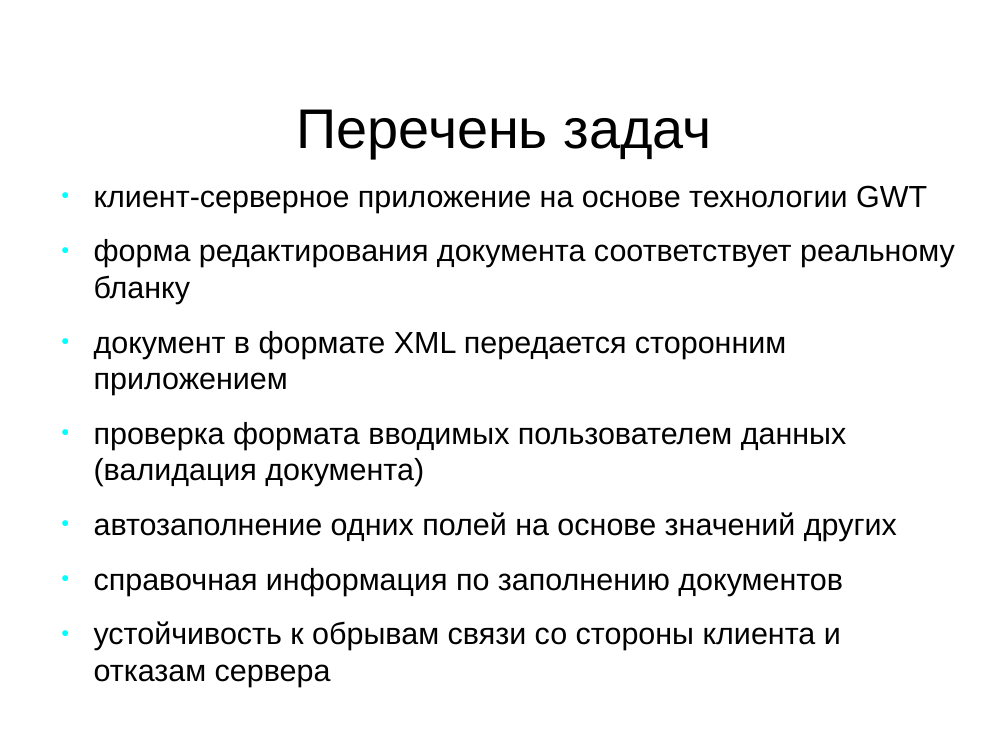
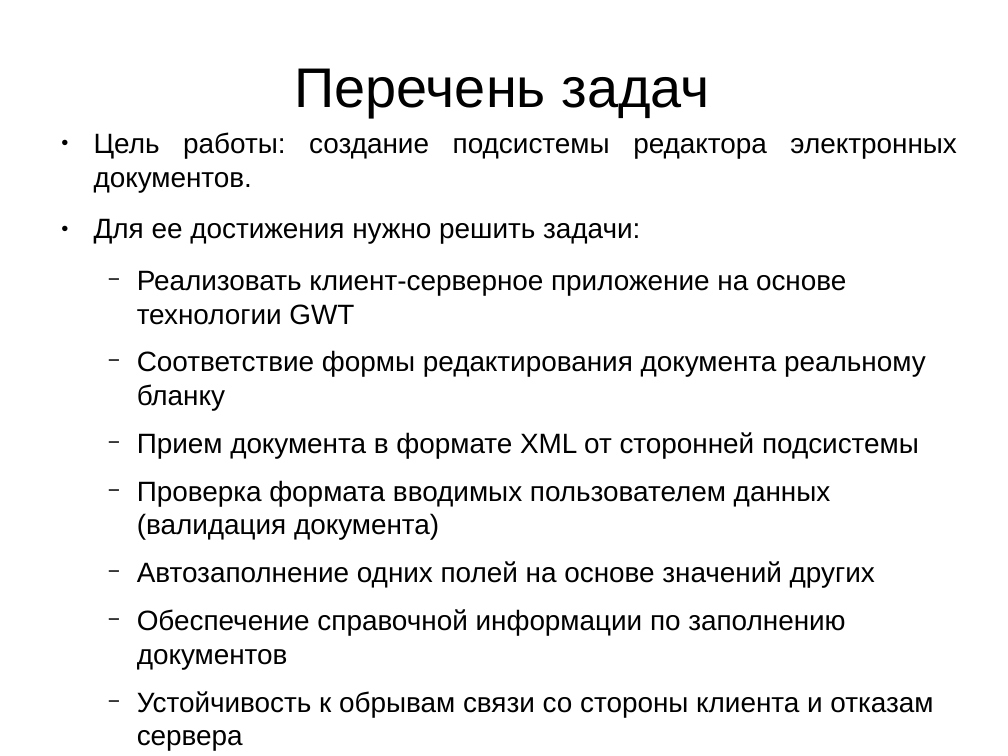
Before and after one commit to aeremenok/a-team-777, a slide deck: slide 3 of diploma/eav/diploma/demo.odp. Drawn at 1008x756 pixels with LibreOffice and Linux fonts; fonts in the diff are those of the drawing. Boxes give left, top, right and bottom in pixels: in the first picture for what was removed or moved away, otherwise in the second. Text is boxed around its words. In the diff, an @@ line names an element or a change of style, - is before the commit and + after.

```diff
--- a/diploma/eav/diploma/demo.odp
+++ b/diploma/eav/diploma/demo.odp
@@ title "Перечень задач": place and size @@
-title "Перечень задач" at bbox=[297, 109, 712, 158]
+title "Перечень задач" at bbox=[294, 68, 709, 117]
@@ text at bbox=[94, 132, 956, 717]: text changed; size 24 to 22 pt @@
-● клиент-серверное приложение на основе технологии GWT
-● форма редактирования документа соответствует реальному бланку
-● документ в формате XML передается сторонним приложением
-● проверка формата вводимых пользователем данных (валидация документа)
-● автозаполнение одних полей на основе значений других
-● справочная информация по заполнению документов
-● устойчивость к обрывам связи со стороны клиента и отказам сервера
+● Цель работы: создание подсистемы редактора электронных документов.
+● Для ее достижения нужно решить задачи:
+  − Реализовать клиент-серверное приложение на основе технологии GWT
+  − Соответствие формы редактирования документа реальному бланку
+  − Прием документа в формате XML от сторонней подсистемы
+  − Проверка формата вводимых пользователем данных (валидация документа)
+  − Автозаполнение одних полей на основе значений других
+  − Обеспечение справочной информации по заполнению документов
+  − Устойчивость к обрывам связи со стороны клиента и отказам сервера
```
Also in this commit, not shown: 1 other slide changed, 1 other file.
